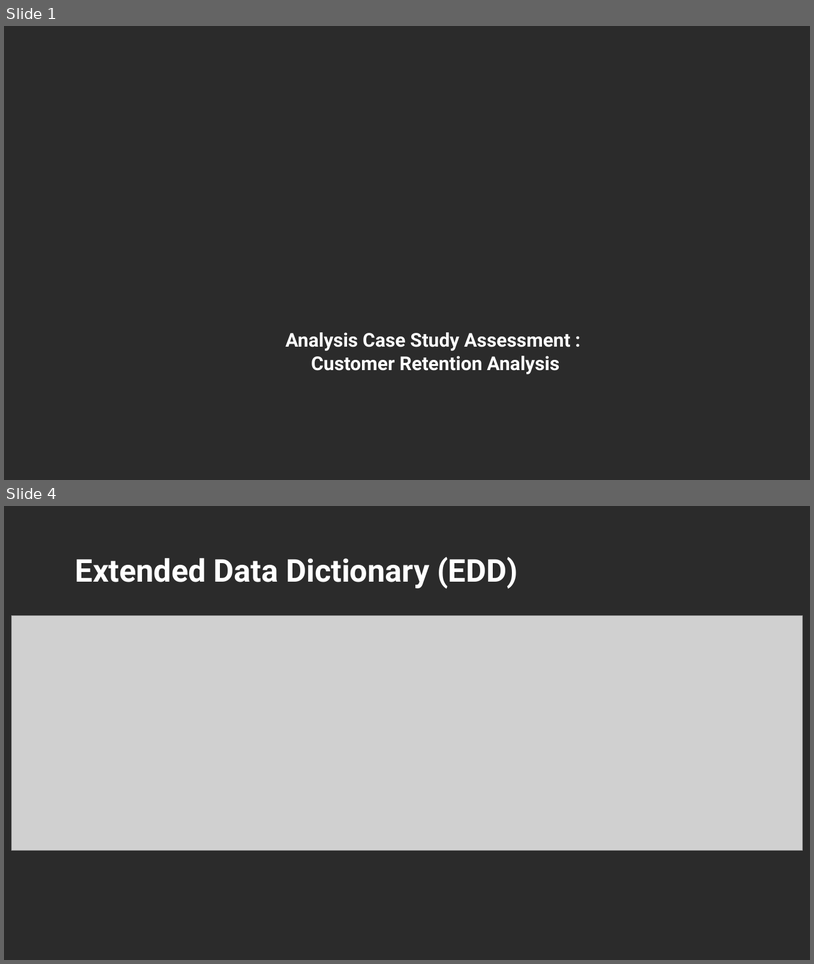
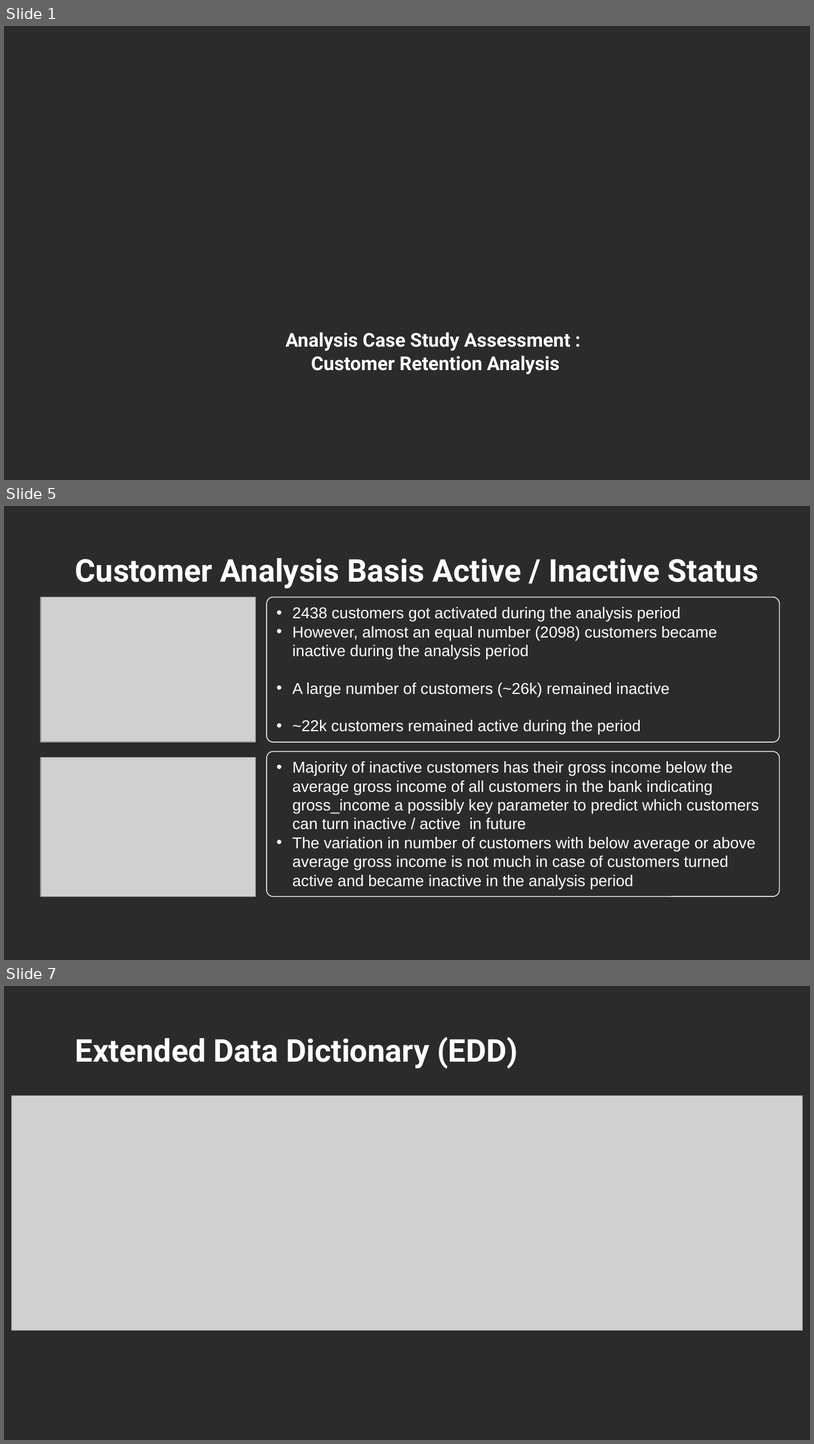
Before and after one commit to ArijitDana/Customer_Retention_Analysis, a slide deck: Customer_Retention_Analysis.pptx. Shown one above the other, each under a label of ours: slides 1 and 4 before the commit, slides 1, 5 and 7 after it; the slides between them are not shown. The pictures are 814x964 and 814x1444 pixels, drawn with LibreOffice and Linux fonts; fonts in the diff are those of the drawing; grey boxes stand for pictures; background and template pictures are left out; a plain dark background stands for a picture behind light text. Boxes give left, top, right and bottom in pixels: in the first picture for what was removed or moved away, otherwise in the second. Text is boxed around its words. In the diff, an @@ line names an element or a change of style, - is before the commit and + after.

```diff
--- a/Customer_Retention_Analysis.pptx
+++ b/Customer_Retention_Analysis.pptx
@@ slide 5 added at <box>4,506,810,960</box>, background picture (left out) @@
@@ text added at <box>75,558,759,588</box>, 28 pt, text #FFFFFF, bold @@
+Customer Analysis Basis Active / Inactive Status
@@ picture added at <box>40,597,255,742</box> @@
@@ rounded rectangle added at <box>267,597,780,742</box>, outline #F2F2F2 0.75 pt, 14 pt, text #FFFFFF @@
+• 2438 customers got activated during the analysis period
+• However, almost an equal number (2098) customers became inactive during the analysis period
+• A large number of customers (~26k) remained inactive
+• ~22k customers remained active during the period
@@ picture added at <box>40,757,255,896</box> @@
@@ rounded rectangle added at <box>267,751,780,896</box>, outline #F2F2F2 0.75 pt, 14 pt, text #FFFFFF @@
+• Majority of inactive customers has their gross income below the average gross income of all customers in the bank indicating gross_income a possibly key parameter to predict which customers can turn inactive / active in future
+• The variation in number of customers with below average or above average gross income is not much in case of customers turned active and became inactive in the analysis period
@@ what was slide 4 is now slide 7 @@
```
Also in this commit, not shown: 2 slides changed, 2 other slides added, 1 slide removed.
